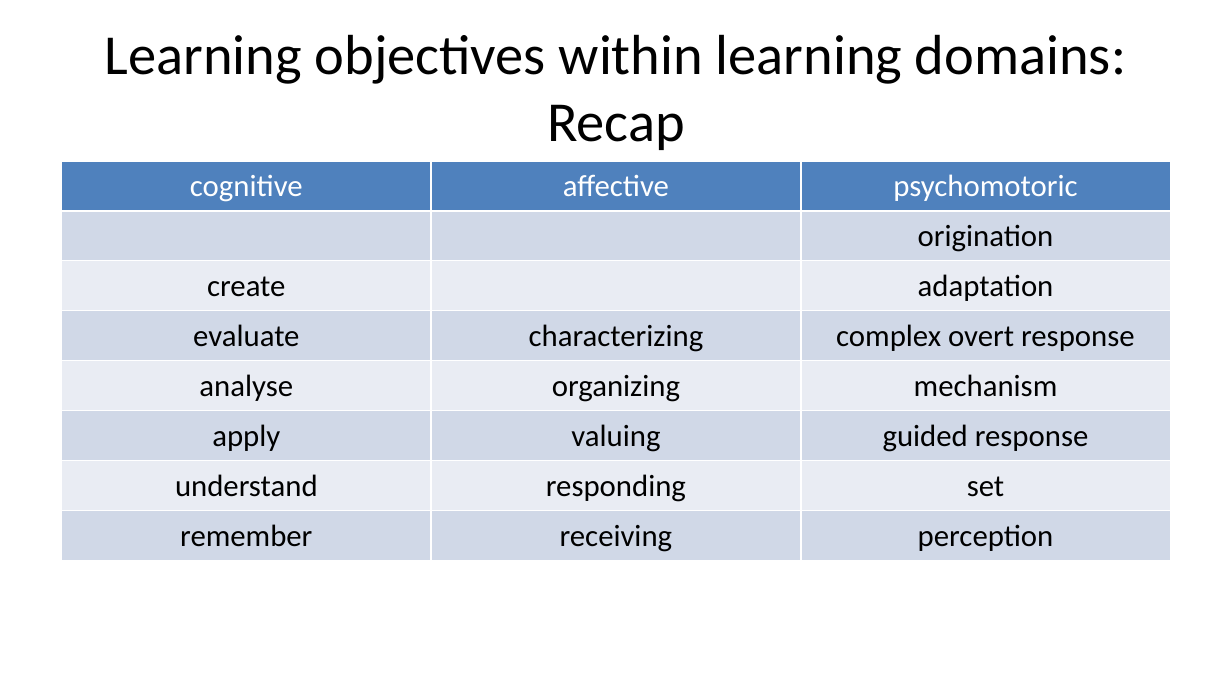
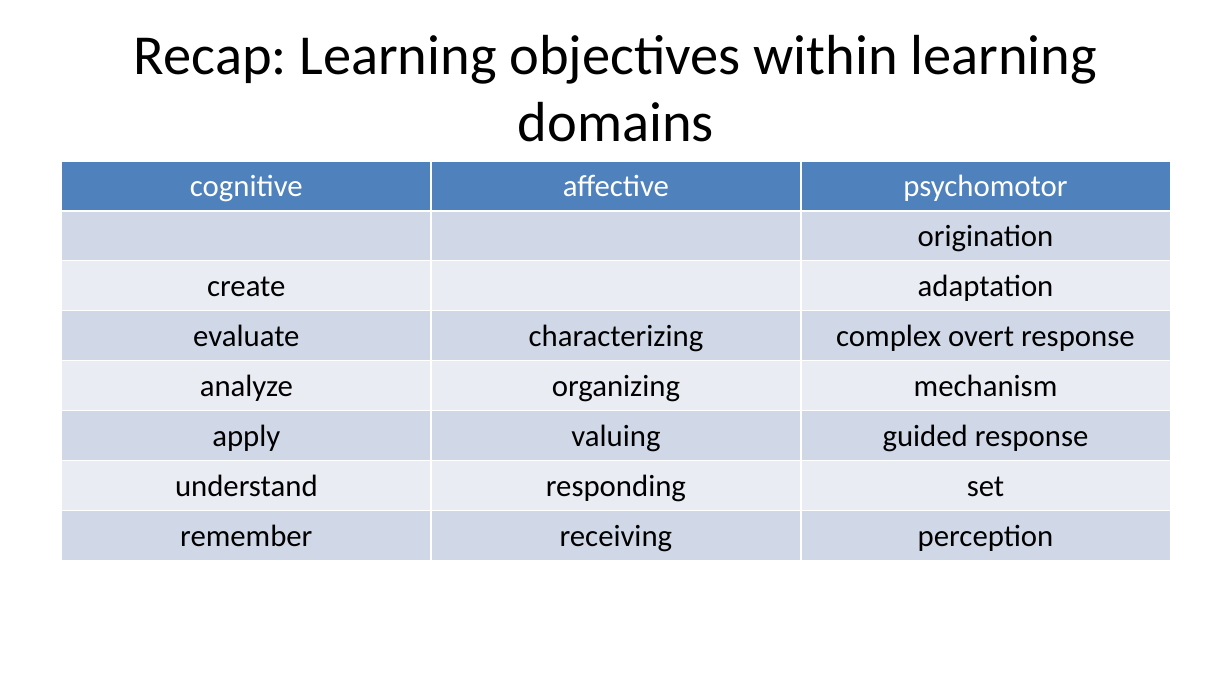
Before and after one commit to lmu-osc/train-the-trainer-student-track-pedagogy, a slide deck: slide 56 of materials/PMM-M1/PMM-M1-S1-Core-Didactic-Principles/PMM-M1-S1-Core-Didactic-Principles-slides.pptx (slide 46 before the commit). Drawn at 1232x693 pixels with LibreOffice and Linux fonts; fonts in the diff are those of the drawing. Boxes give left, top, right and bottom in pixels: in the first picture for what was removed or moved away, otherwise in the second. Text is boxed around its words. In the diff, an @@ line names an element or a change of style, - is before the commit and + after.

```diff
--- a/materials/PMM-M1/PMM-M1-S1-Core-Didactic-Principles/PMM-M1-S1-Core-Didactic-Principles-slides.pptx
+++ b/materials/PMM-M1/PMM-M1-S1-Core-Didactic-Principles/PMM-M1-S1-Core-Didactic-Principles-slides.pptx
@@ title at bbox=[134, 34, 1097, 142]: text changed @@
-Learning objectives within learning domains: Recap
+Recap: Learning objectives within learning domains
@@ table at bbox=[62, 161, 1170, 618] @@
-row 1, column 3: psychomotoric
+row 1, column 3: psychomotor
-row 5, column 1: analyse
+row 5, column 1: analyze
```
Also in this commit, not shown: 29 other slides changed, 9 slides added, 48 other files.
